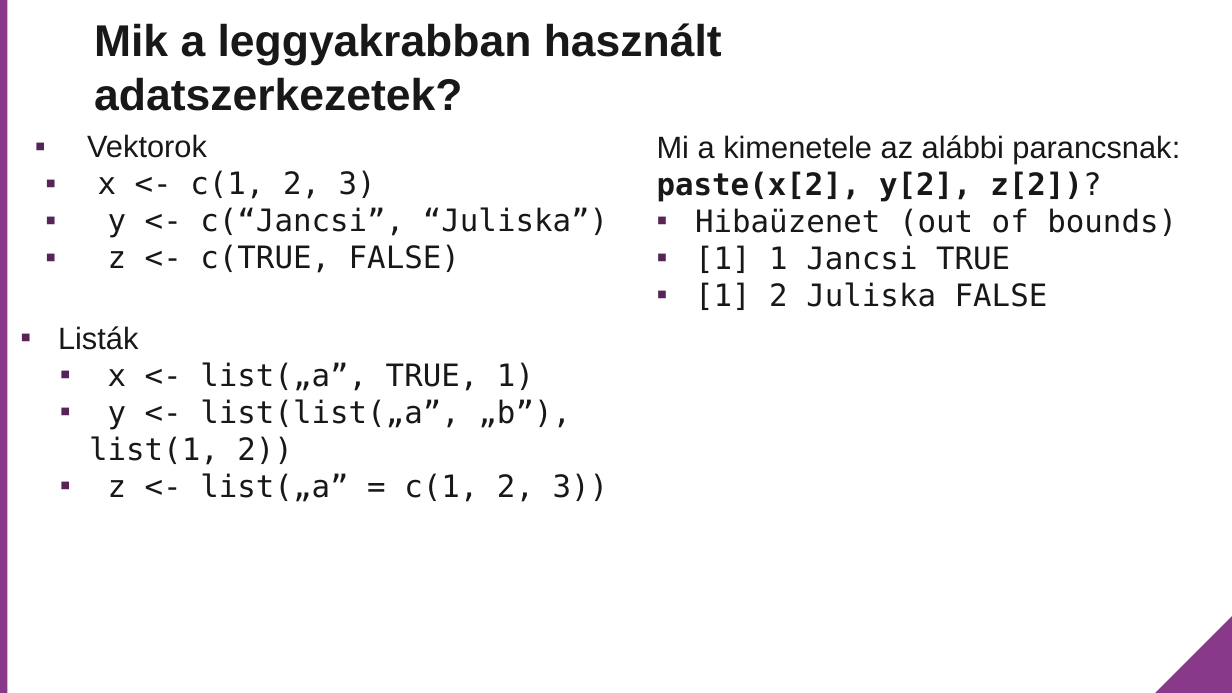
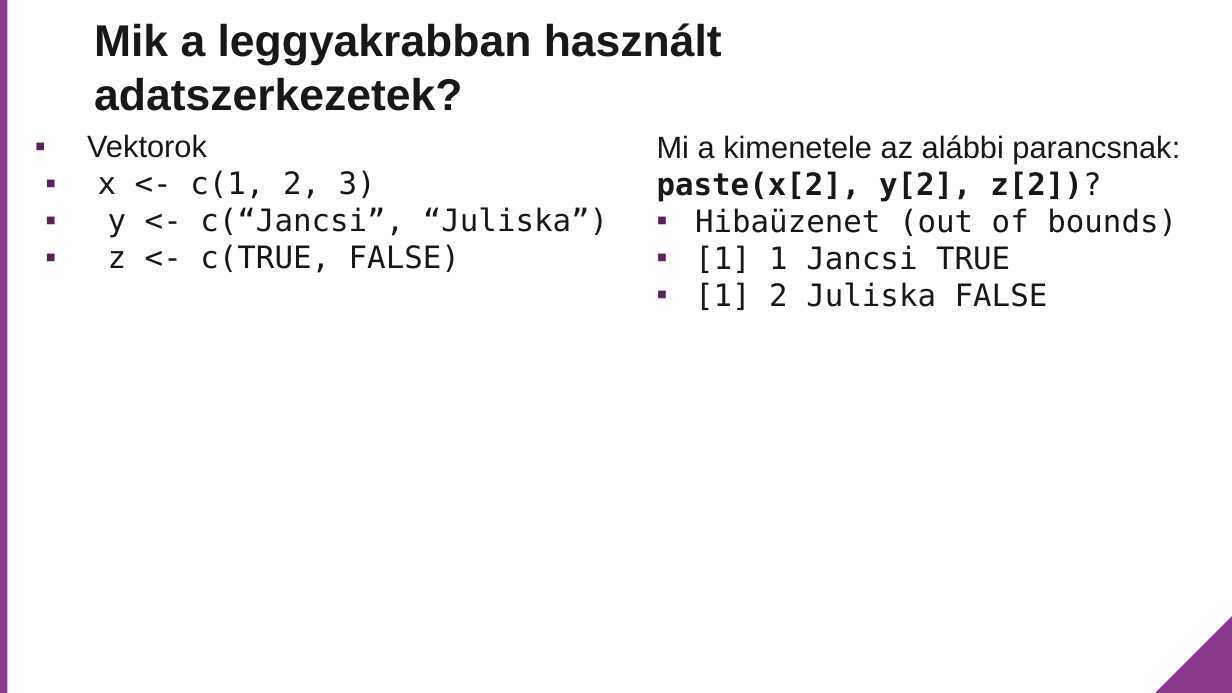
Before and after one commit to rladies/meetup-presentations_budapest, a slide deck: slide 3 of Meetup_2018_03_09/Data structures and loops/ppt/Adatszerkezetek.pptx. Drawn at 1232x693 pixels with LibreOffice and Linux fonts; fonts in the diff are those of the drawing; background and template pictures are left out. Boxes give left, top, right and bottom in pixels: in the first picture for what was removed or moved away, otherwise in the second. Text is boxed around its words. In the diff, an @@ line names an element or a change of style, - is before the commit and + after.

```diff
--- a/Meetup_2018_03_09/Data structures and loops/ppt/Adatszerkezetek.pptx
+++ b/Meetup_2018_03_09/Data structures and loops/ppt/Adatszerkezetek.pptx
@@ text removed at [58, 326, 609, 502] @@
-▪ Listák
-▪ x <- list(„a”, TRUE, 1)
-▪ y <- list(list(„a”, „b”), list(1, 2))
-▪ z <- list(„a” = c(1, 2, 3))
```
Also in this commit, not shown: 2 other slides changed, 1 slide added, 13 slides removed, 2 other files.
